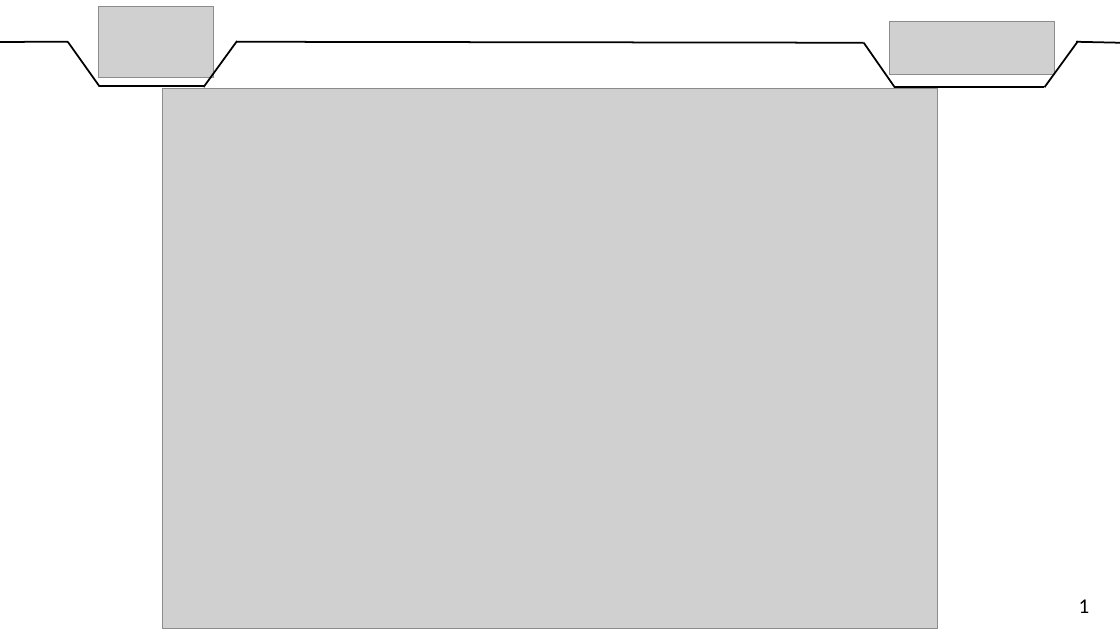
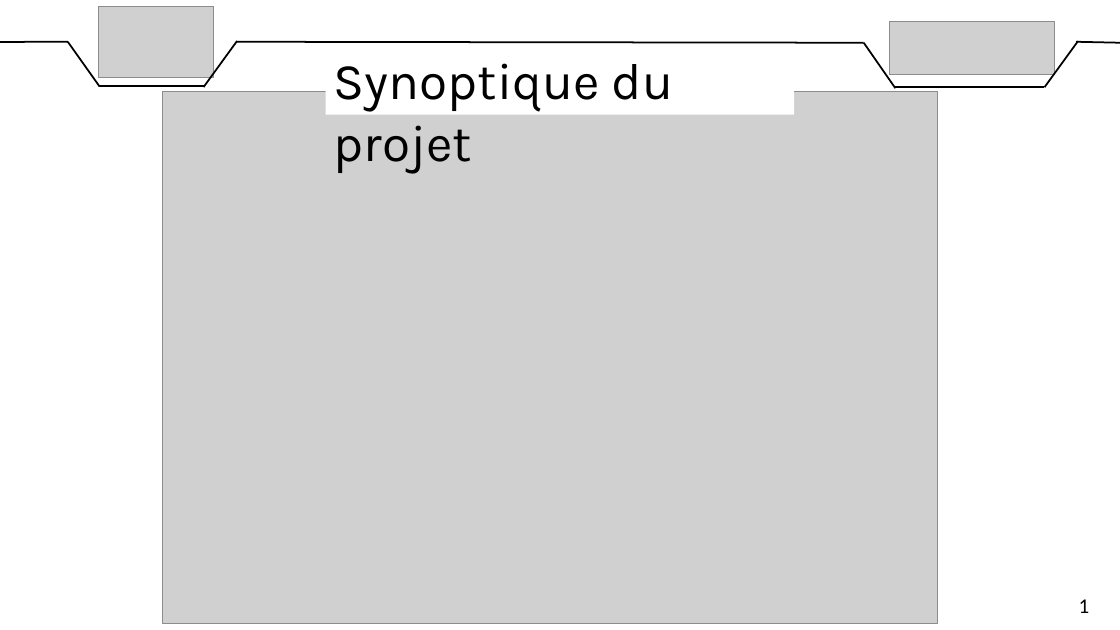
Before and after one commit to DylanChe/SupervisionSerre, a slide deck: slide 3 of oral_projet/revue_3/diaporama_revue_3_dylan.pptx. Drawn at 1120x630 pixels with LibreOffice and Linux fonts; fonts in the diff are those of the drawing; grey boxes stand for pictures. Boxes give left, top, right and bottom in pixels: in the first picture for what was removed or moved away, otherwise in the second. Text is boxed around its words. In the diff, an @@ line names an element or a change of style, - is before the commit and + after.

```diff
--- a/oral_projet/revue_3/diaporama_revue_3_dylan.pptx
+++ b/oral_projet/revue_3/diaporama_revue_3_dylan.pptx
@@ rectangle added at [326, 44, 795, 114], fill #FFFFFF, 44 pt, text #000000 @@
+Synoptique du projet
@@ picture: place and size @@
-picture at [163, 89, 938, 628]
+picture at [163, 92, 938, 624]
```
Also in this commit, not shown: 4 other slides changed, 7 slides removed.
